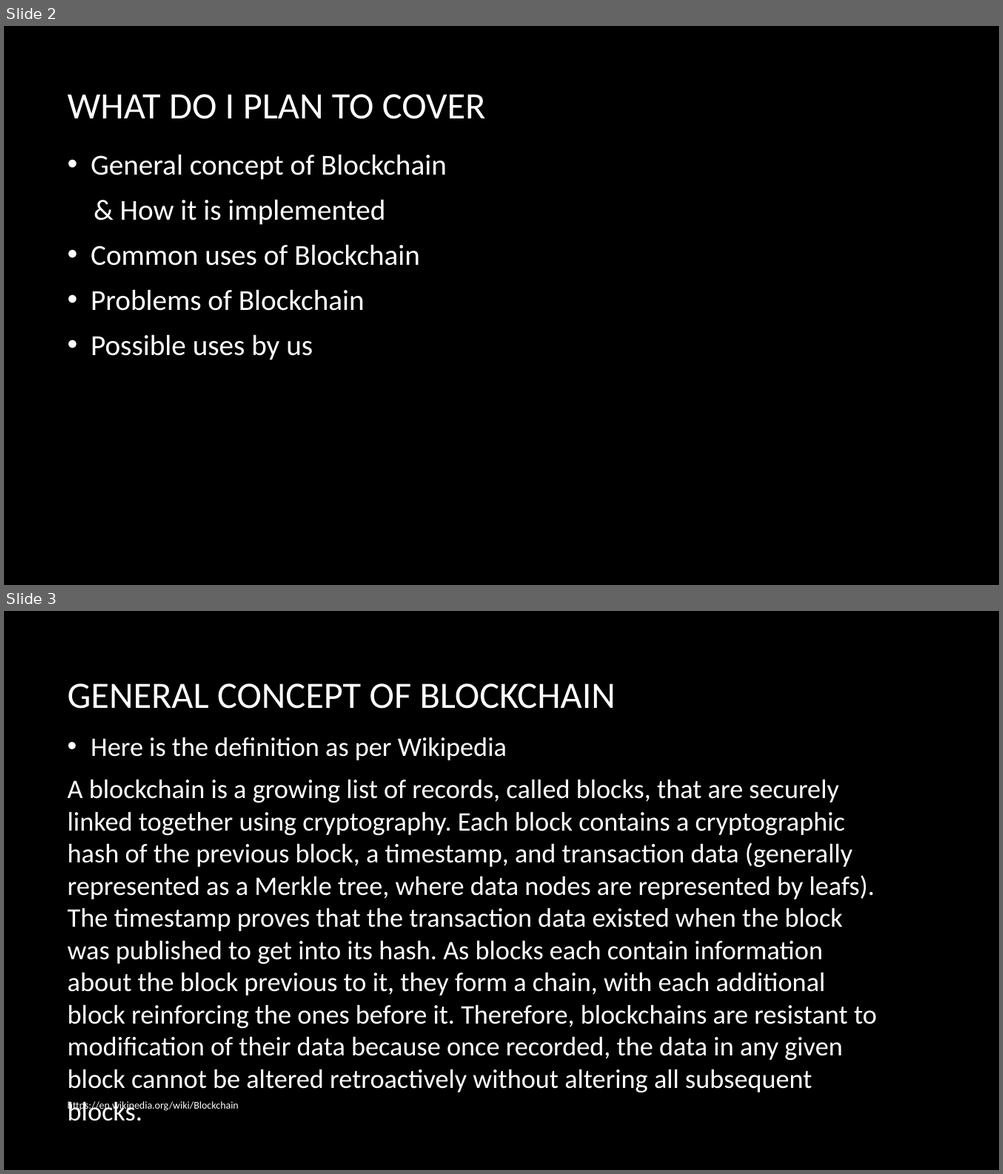
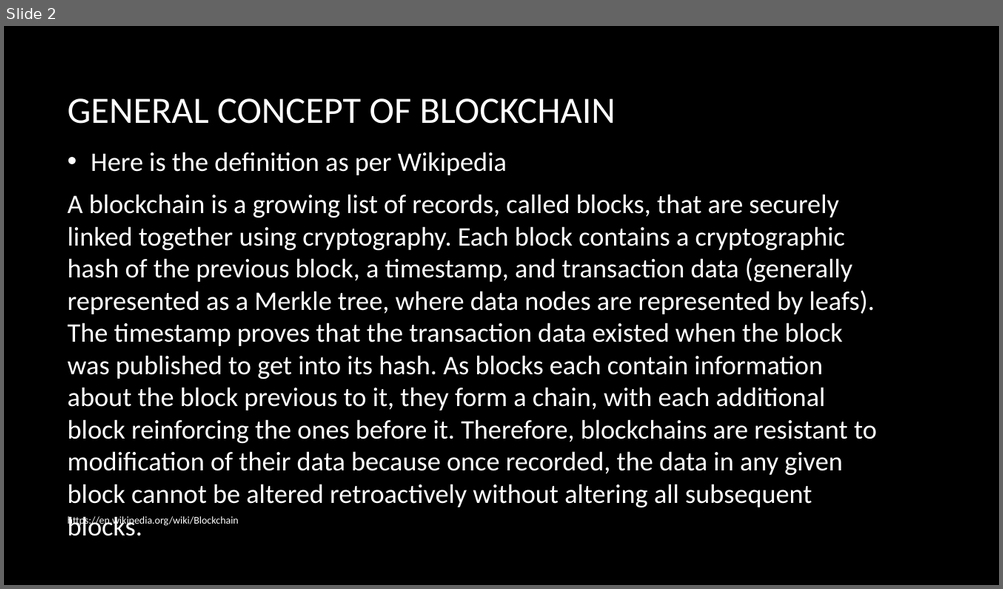
Before and after one commit to ParasDalal/TechNotes, a slide deck: The Future of BlockchainV2.pptx. Shown one above the other, each under a label of ours: slides 2 and 3 before the commit, slide 2 after it. The pictures are 1003x1174 and 1003x589 pixels, drawn with LibreOffice and Linux fonts; fonts in the diff are those of the drawing; background and template pictures are left out. Boxes give left, top, right and bottom in pixels: in the first picture for what was removed or moved away, otherwise in the second. Text is boxed around its words. In the diff, an @@ line names an element or a change of style, - is before the commit and + after.

Commit message:
eMail for Outlook, Blockchain changes

```diff
--- a/The Future of BlockchainV2.pptx
+++ b/The Future of BlockchainV2.pptx
@@ slide 2 removed at box(4, 26, 999, 585), background picture (left out) @@
@@ title removed at box(68, 94, 486, 119) @@
-WHAT DO I PLAN TO COVER
@@ text removed at box(91, 154, 447, 360) @@
-• General concept of Blockchain
-& How it is implemented
-• Common uses of Blockchain
-• Problems of Blockchain
-• Possible uses by us
@@ what was slide 3 is now slide 2 @@
```
Also in this commit, not shown: 9 slides changed, 1 other file.
